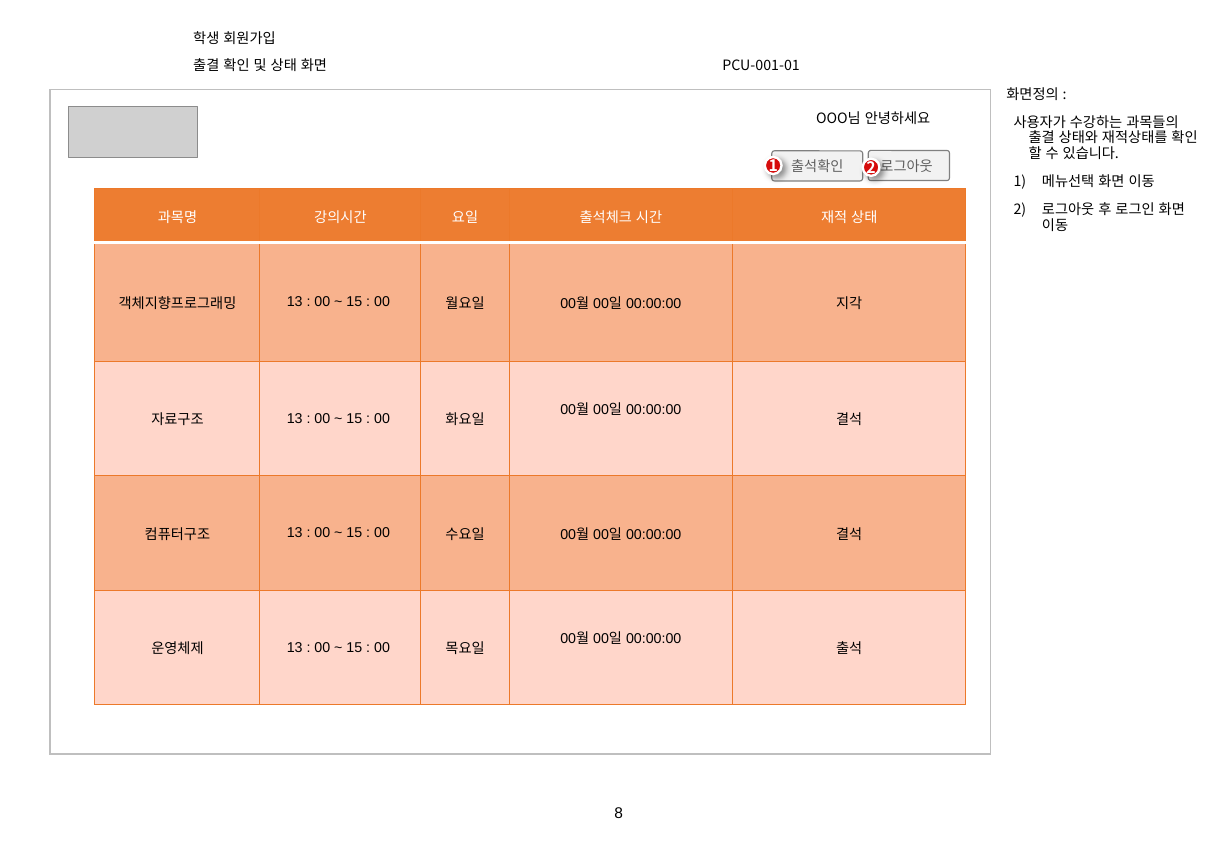
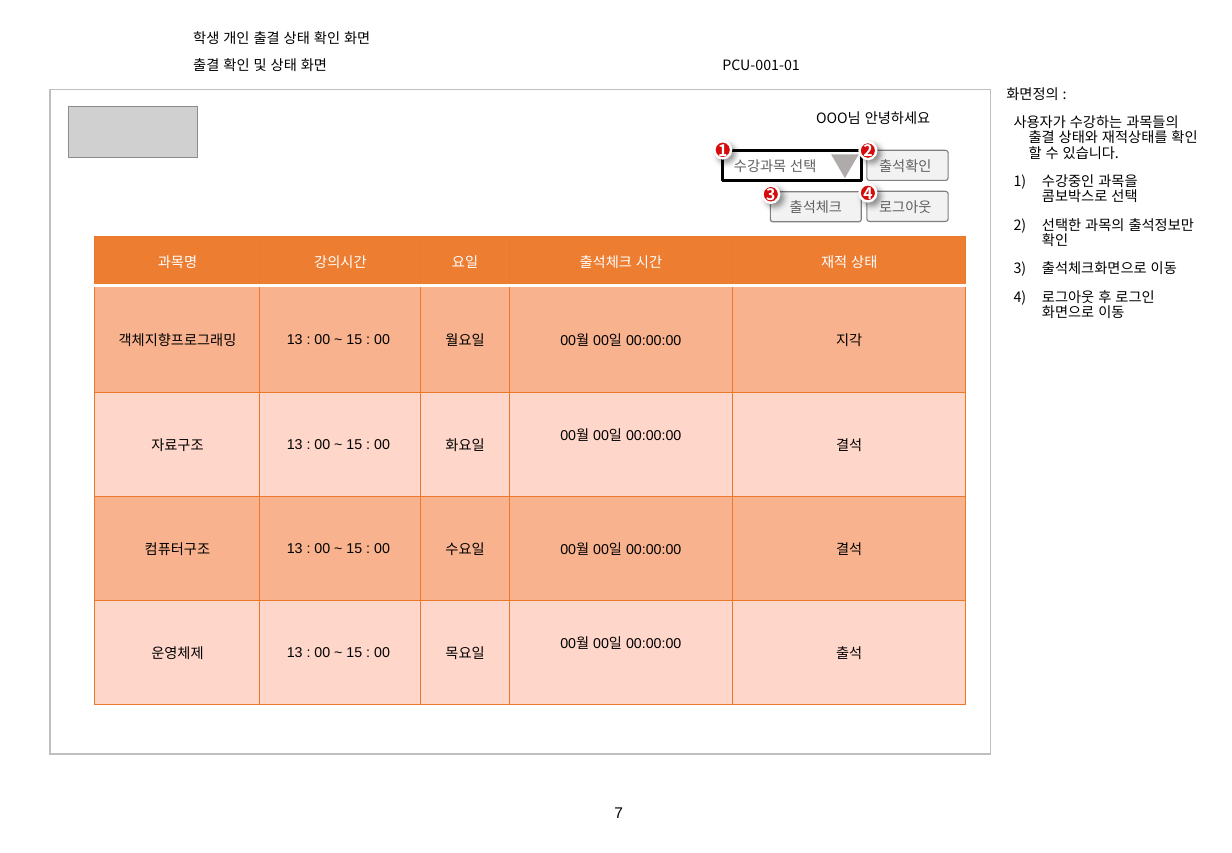
Before and after one commit to lgt9875/Idino-Project, a slide deck: slide 7 of 3_화면설계서_v1.0.pptx (slide 8 before the commit). Drawn at 1232x853 pixels with LibreOffice and Linux fonts; fonts in the diff are those of the drawing; grey boxes stand for pictures; background and template pictures are left out. Boxes give left, top, right and bottom in pixels: in the first picture for what was removed or moved away, otherwise in the second. Text is boxed around its words. In the diff, an @@ line names an element or a change of style, - is before the commit and + after.

```diff
--- a/3_화면설계서_v1.0.pptx
+++ b/3_화면설계서_v1.0.pptx
@@ text at [193, 31, 370, 44]: text changed @@
-학생 회원가입
+학생 개인 출결 상태 확인 화면
@@ ellipse "1": place and size @@
-ellipse "1" at [764, 157, 782, 174]
+ellipse "1" at [714, 141, 731, 158]
@@ ellipse "2": place and size @@
-ellipse "2" at [863, 159, 880, 176]
+ellipse "2" at [860, 142, 877, 159]
@@ rectangle added at [724, 150, 862, 180], outline #000000 2 pt, 9 pt, text #5F5F5F @@
+수강과목 선택
@@ triangle added at [832, 155, 859, 179], fill #AFABAB @@
@@ rounded rectangle added at [867, 150, 948, 180], fill #F2F2F2, outline #808080 0.75 pt, 9 pt, text #5F5F5F @@
+출석확인
@@ text at [1042, 174, 1194, 318]: text changed @@
-1) 메뉴선택 화면 이동
-2) 로그아웃 후 로그인 화면 이동
+1) 수강중인 과목을 콤보박스로 선택
+2) 선택한 과목의 출석정보만 확인
+3) 출석체크화면으로 이동
+4) 로그아웃 후 로그인 화면으로 이동
@@ ellipse added at [762, 185, 779, 202], fill #D60C0C, outline #FFFFFF 1.5 pt, 10 pt, text #FFFFFF, bold @@
+3
@@ rounded rectangle "출석체크": place and size @@
-rounded rectangle "출석체크" at [772, 151, 863, 181]
+rounded rectangle "출석체크" at [770, 192, 861, 222]
@@ text in rounded rectangle at [790, 200, 842, 213]: text changed @@
-출석확인
+출석체크
@@ ellipse added at [860, 184, 877, 201], fill #D60C0C, outline #FFFFFF 1.5 pt, 10 pt, text #FFFFFF, bold @@
+4
@@ rounded rectangle "로그아웃": place and size @@
-rounded rectangle "로그아웃" at [869, 150, 950, 180]
+rounded rectangle "로그아웃" at [867, 191, 948, 221]
@@ table: place and size @@
-table at [94, 189, 965, 705]
+table at [94, 237, 965, 705]
@@ page number at [614, 807, 623, 818]: text changed @@
-8
+7
```
Also in this commit, not shown: 4 other slides changed, 4 other files.
